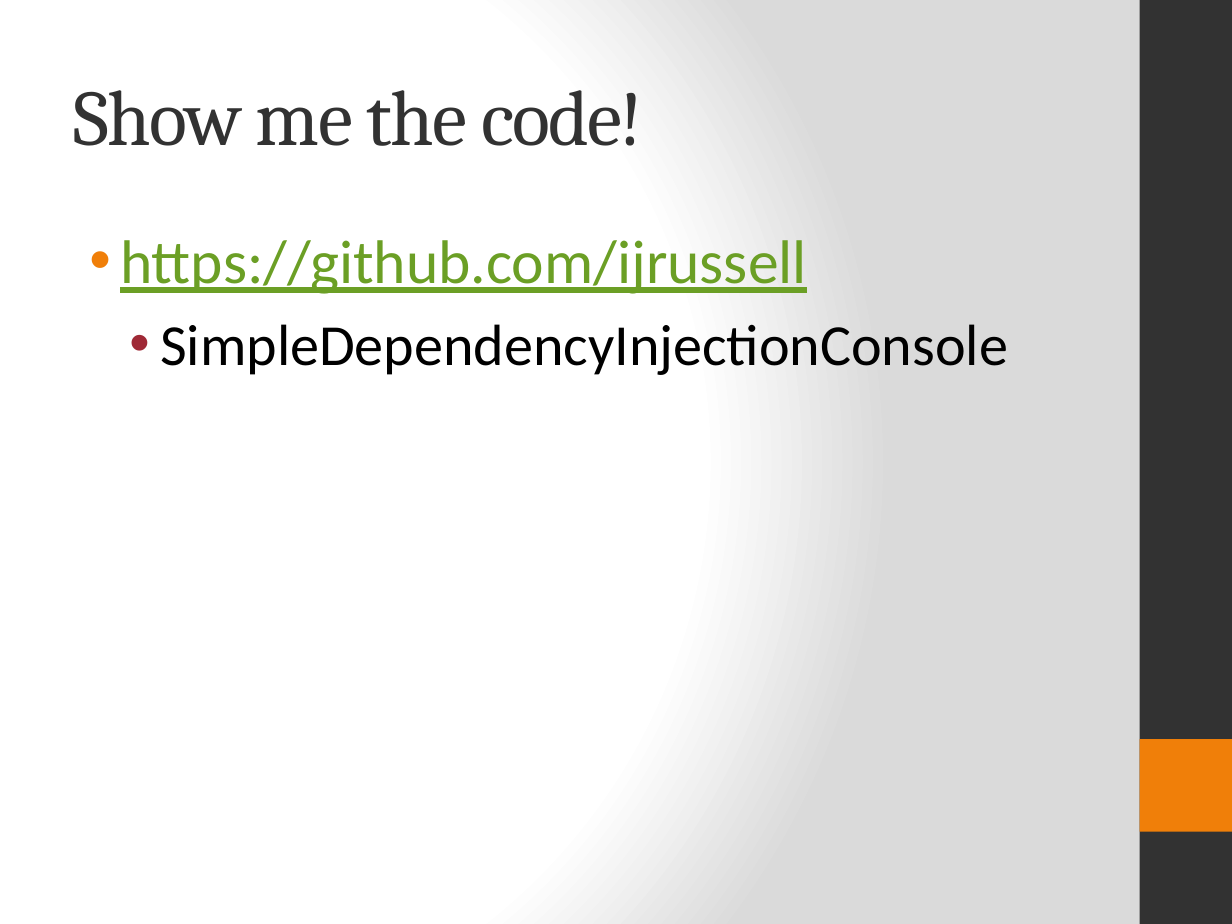
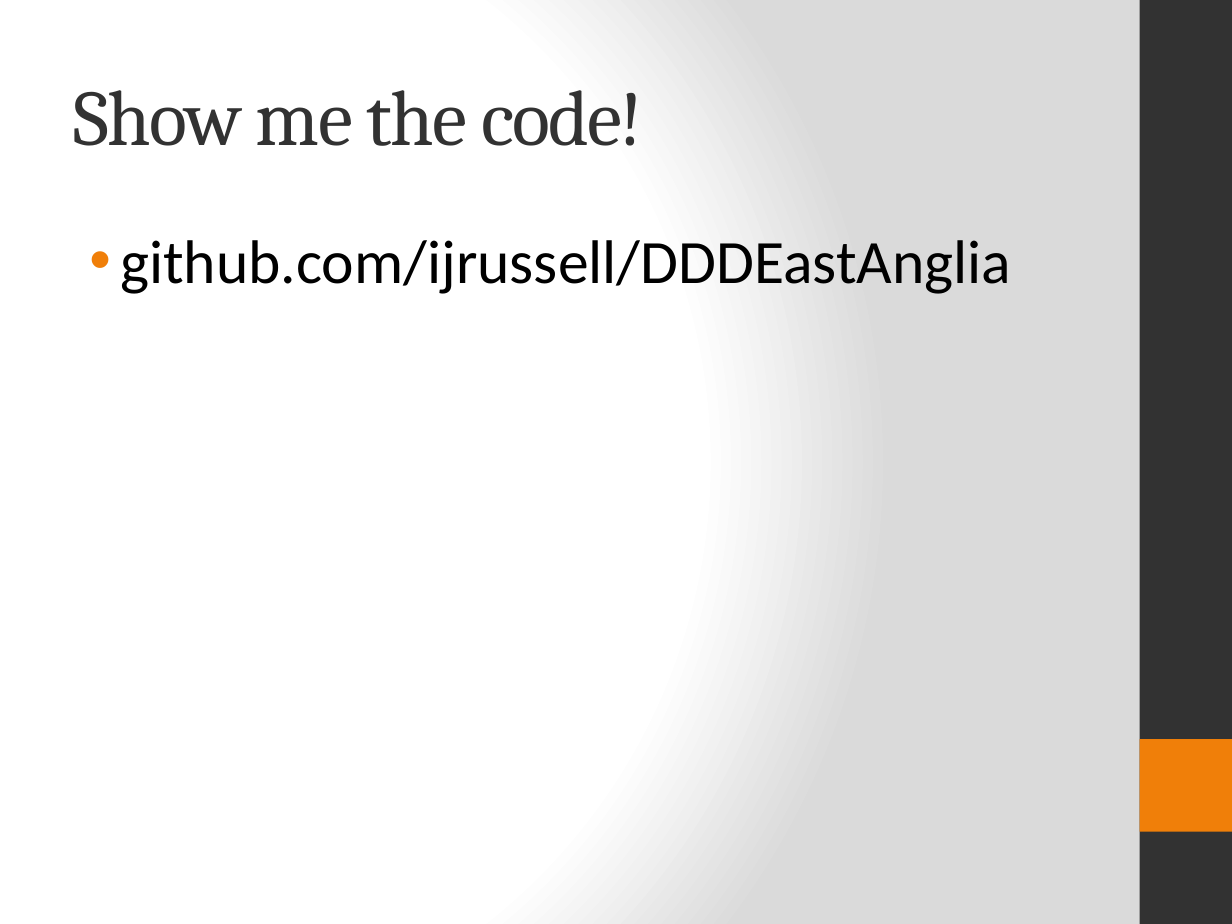
Before and after one commit to ijrussell/DDDEastAnglia, a slide deck: slide 6 of pragmatic-dependency-injection.pptx. Drawn at 1232x924 pixels with LibreOffice and Linux fonts; fonts in the diff are those of the drawing. Boxes give left, top, right and bottom in pixels: in the first picture for what was removed or moved away, otherwise in the second. Text is boxed around its words. In the diff, an @@ line names an element or a change of style, - is before the commit and + after.

Commit message:
Changed github link

```diff
--- a/pragmatic-dependency-injection.pptx
+++ b/pragmatic-dependency-injection.pptx
@@ text at (120,240,1011,294): text changed; size 34 to 36 pt @@
-• https://github.com/ijrussell
-  • SimpleDependencyInjectionConsole
+• github.com/ijrussell/DDDEastAnglia
```
